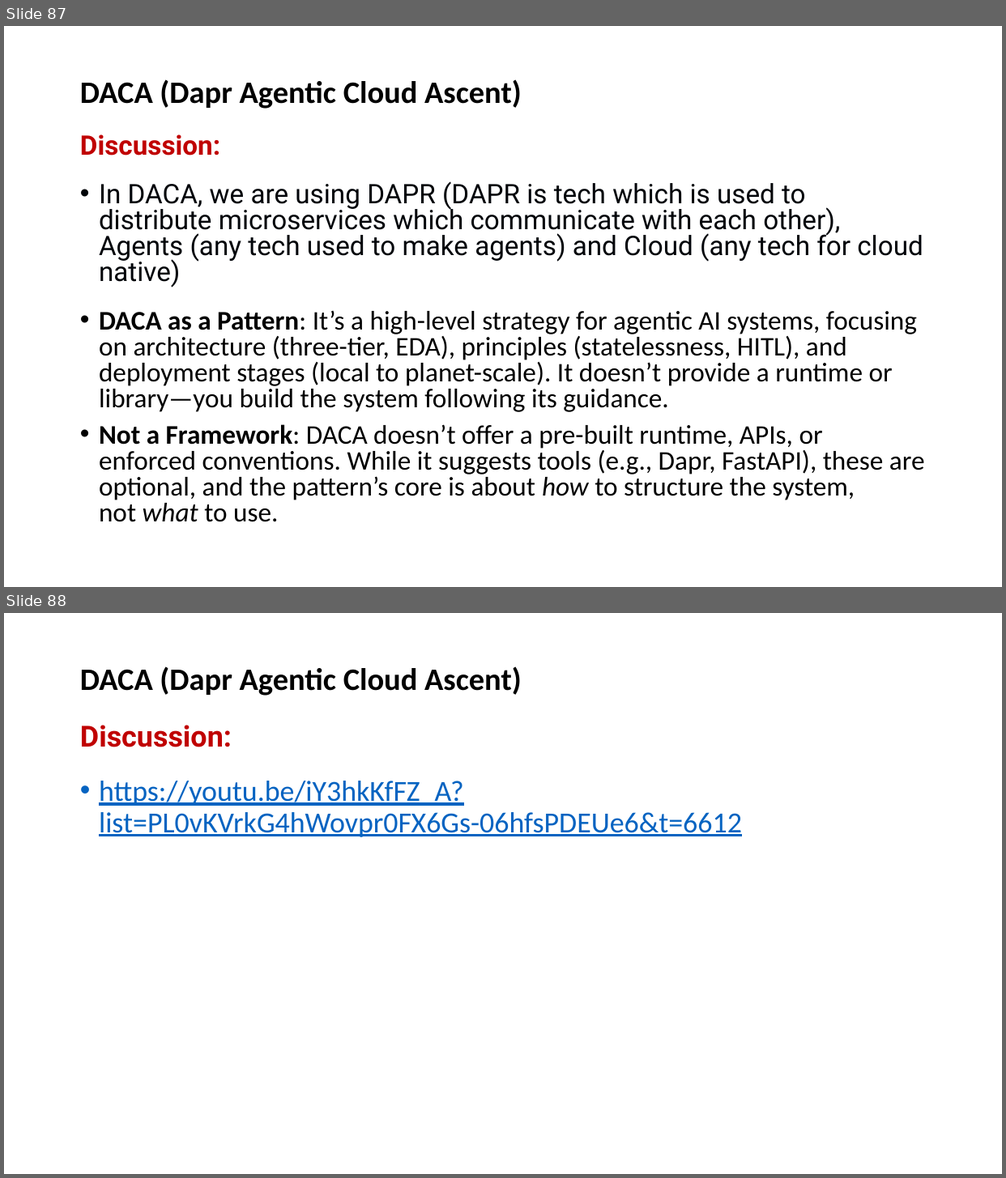
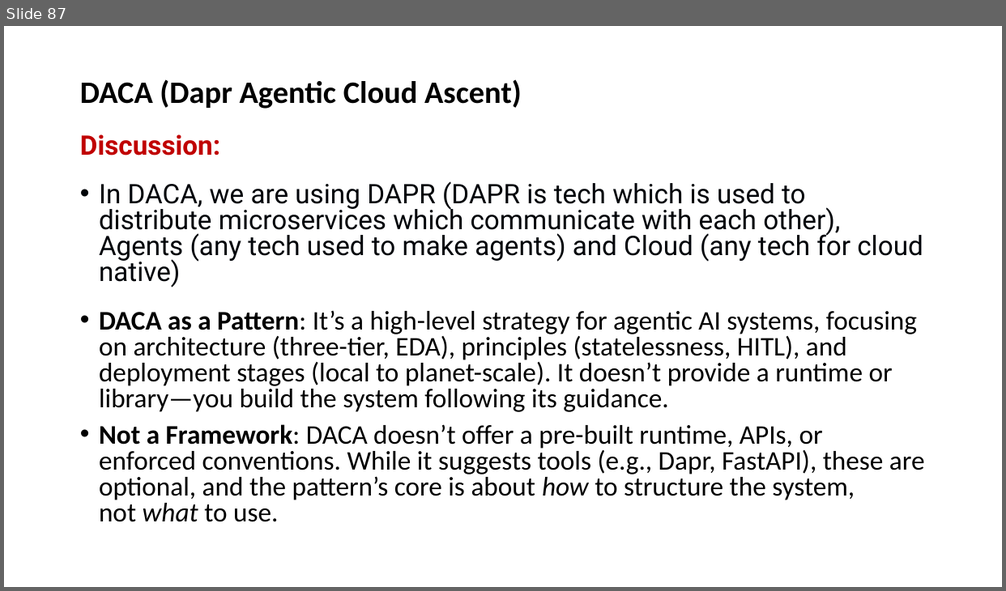
Before and after one commit to OsamabinAdnan/openaisdk_PanaversityYT, a slide deck: Class07_AI Agents_Development_Deployment_&_IntroductiontoDACADesignPattern/OpenAI Agents SDK - Open Source.pptx. Shown one above the other, each under a label of ours: slides 87 and 88 before the commit, slide 87 after it. The pictures are 1006x1178 and 1006x591 pixels, drawn with LibreOffice and Linux fonts; fonts in the diff are those of the drawing. Boxes give left, top, right and bottom in pixels: in the first picture for what was removed or moved away, otherwise in the second. Text is boxed around its words. In the diff, an @@ line names an element or a change of style, - is before the commit and + after.

```diff
--- a/Class07_AI Agents_Development_Deployment_&_IntroductiontoDACADesignPattern/OpenAI Agents SDK - Open Source.pptx
+++ b/Class07_AI Agents_Development_Deployment_&_IntroductiontoDACADesignPattern/OpenAI Agents SDK - Open Source.pptx
@@ slide 88 removed at box(4, 613, 1002, 1174), background #FFFFFF @@
@@ title removed at box(80, 666, 522, 696) @@
-DACA (Dapr Agentic Cloud Ascent)
@@ text removed at box(80, 725, 742, 837) @@
-Discussion:
-• https://youtu.be/iY3hkKfFZ_A?list=PL0vKVrkG4hWovpr0FX6Gs-06hfsPDEUe6&t=6612
```
Also in this commit, not shown: 2 other files.
